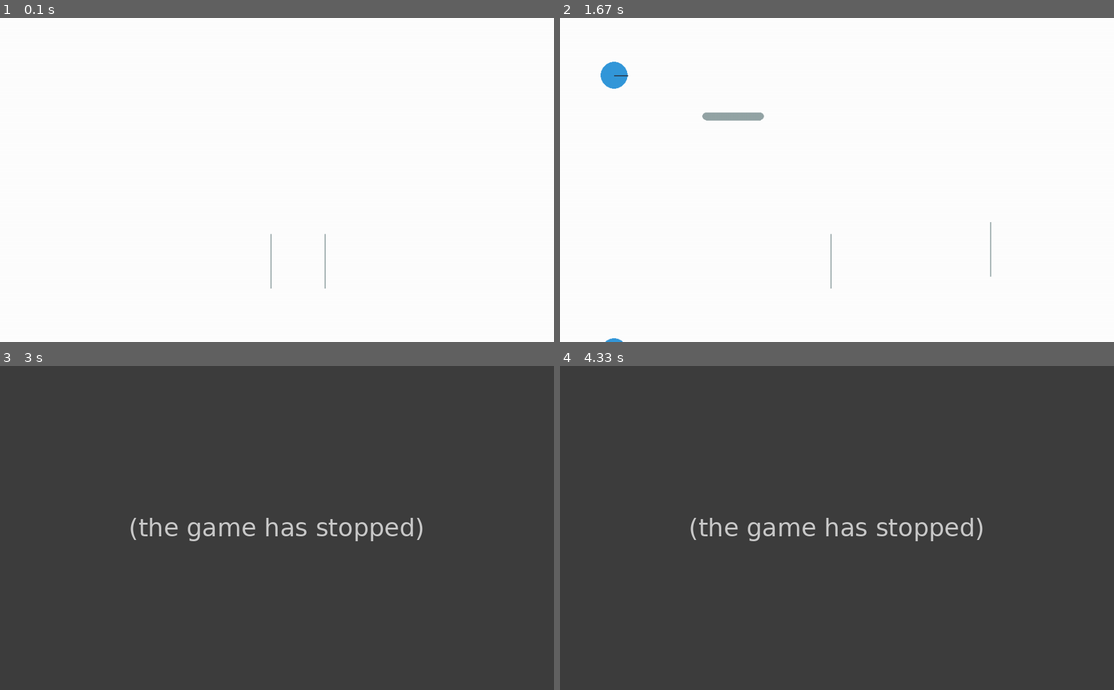
Above: before the commit, frames 1-4 (two rows, left to right).
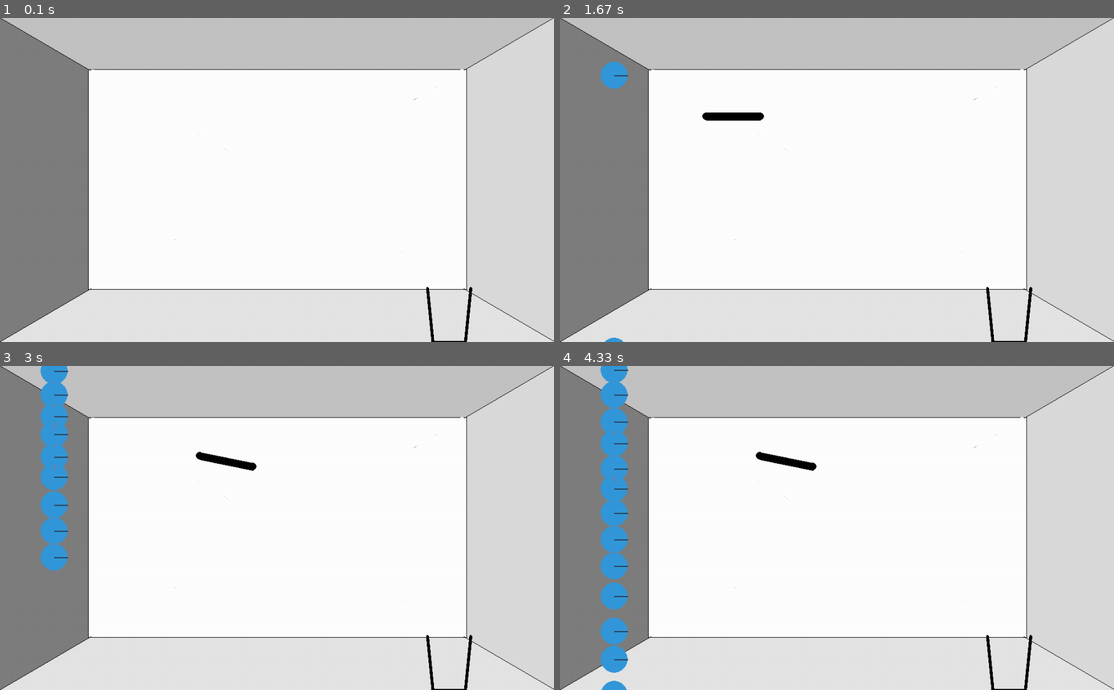
Above: after the commit, the same moments.

Repository: Okto3/pygame-project
Game: pygame game, started from pymunk tests.py
Two runs of this game, one before a commit and one after it. Both use one fixed random seed, a clock stepped at 60 frames per second and the inputs below.
Inputs (mouse positions are in pixels of both pictures, inside the frame that each line leads up to):
- Up to frame 1 (0.1 s): no input
- Up to frame 2 (1.67 s): tap Space at 0.33 s; tap N at 0.67 s; press the mouse at (903, 209) at 1.03 s; move the mouse to (798, 134) at 1.13 s; release the mouse at (692, 60) at 1.27 s; click (704, 115) at 1.38 s
- Up to frame 3 (3 s): hold Right 1.67-2.13 s; click (249, 612) at 1.75 s; hold Right 2.17-2.63 s; tap Space at 2.23, 2.53, 2.73 s; click (260, 472) at 2.25 s; hold Left from 2.67 s (still down); click (199, 459) at 2.75 s
- Up to frame 4 (4.33 s): tap Space at 3.03, 3.3, 3.6, 3.73, 4.03 s; release Left at 3.2 s; hold Left 3.23-3.63 s; click (981, 498) at 3.32 s; hold Right 3.67-4.3 s; click (1008, 521) at 3.75 s

The runs differ from the first frame. In frame 1, 54% of the frame differs, in the area x 0-100%, y 0-100%; in frame 2, 54%; in frame 3, 100%; in frame 4, 100%.
Error before the commit: AttributeError: 'Segment' object has no attribute 'rotation' (pymunk tests.py line 93); the game stopped at 2.17 s (later frames are placeholders)

Commit message:
before Zac attemps a menu

Diff:
--- a/pool.py
+++ /dev/null
@@ -1,162 +0,0 @@
-import math
-
-import pygame as pg
-import pymunk as pm
-from pymunk import Vec2d
-
-
-def flipy(p):
-    """Convert chipmunk coordinates to pygame coordinates."""
-    return Vec2d(p[0], -p[1]+600)
-
-
-class Ball(pg.sprite.Sprite):
-
-    def __init__(self, pos, space):
-        super().__init__()
-        self.image = pg.Surface((60, 60), pg.SRCALPHA)
-        pg.draw.circle(self.image, pg.Color('steelblue2'), (30, 30), 29)
-        pg.draw.circle(self.image, pg.Color('black'), (30, 10), 5)
-        self.rect = self.image.get_rect(center=pos)
-        self.orig_image = self.image
-        # Create the physics body and shape of this object.
-        self.body = pm.Body()
-        self.shape = pm.Circle(self.body, radius=30)
-        self.shape.density = .0001
-        self.shape.friction = .1
-        self.shape.elasticity = .99
-        self.body.position = pos
-        # Add them to the Pymunk space.
-        self.space = space
-        self.space.add(self.body, self.shape)
-        print(self.body.mass)
-
-        self.accel_forw = False
-        self.accel_back = False
-        self.turn_left = False
-        self.turn_right = False
-        self.topspeed = 1790
-        self.angle = 0
-
-    def handle_event(self, event):
-        if event.type == pg.KEYDOWN:
-            if event.key == pg.K_w:
-                self.accel_forw = True
-            if event.key == pg.K_a:
-                self.turn_left = True
-            if event.key == pg.K_d:
-                self.turn_right = True
-            if event.key == pg.K_s:
-                self.accel_back = True
-        if event.type == pg.KEYUP:
-            if event.key == pg.K_w:
-                self.accel_forw = False
-            if event.key == pg.K_a:
-                self.turn_left = False
-            if event.key == pg.K_d:
-                self.turn_right = False
-            if event.key == pg.K_s:
-                self.accel_back = False
-
-    def update(self, dt):
-        # Accelerate the pymunk body of this sprite.
-        if self.accel_forw and self.body.velocity.length < self.topspeed:
-            self.body.apply_force_at_local_point(Vec2d(0, 624), Vec2d(0, 0))
-        if self.accel_back and self.body.velocity.length < self.topspeed:
-            self.body.apply_force_at_local_point(Vec2d(0, -514), Vec2d(0, 0))
-        if self.turn_left and self.body.velocity.length < self.topspeed:
-            self.body.angle += .1
-            self.body.angular_velocity = 0
-        if self.turn_right and self.body.velocity.length < self.topspeed:
-            self.body.angle -= .1
-            self.body.angular_velocity = 0
-        # Rotate the image of the sprite.
-        self.angle = self.body.angle
-        self.rect.center = flipy(self.body.position)
-        self.image = pg.transform.rotozoom(
-            self.orig_image, math.degrees(self.body.angle), 1)
-        self.rect = self.image.get_rect(center=self.rect.center)
-
-
-class Wall(pg.sprite.Sprite):
-
-    def __init__(self, pos, verts, space, mass, *sprite_groups):
-        super().__init__(*sprite_groups)
-        # Determine the width and height of the surface.
-        width = max(v[0] for v in verts)
-        height = max(v[1] for v in verts)
-        self.image = pg.Surface((width, height), pg.SRCALPHA)
-        pg.draw.polygon(self.image, pg.Color('sienna1'), verts)
-        self.rect = self.image.get_rect(topleft=pos)
-
-        moment = pm.moment_for_poly(mass, verts)
-        self.body = pm.Body(mass, moment, pm.Body.STATIC)
-        # Need to transform the vertices for the pymunk poly shape,
-        # so that they fit to the image vertices.
-        verts2 = [(x, -y) for x, y in verts]
-        self.shape = pm.Poly(self.body, verts2, radius=2)
-        self.shape.friction = 0.1
-        self.shape.elasticity = .92
-        self.body.position = flipy(pos)
-        self.space = space
-        self.space.add(self.shape)
-
-
-class Game:
-
-    def __init__(self):
-        self.done = False
-        self.screen = pg.display.set_mode((800, 600))
-        self.clock = pg.time.Clock()
-        self.bg_color = pg.Color(60, 60, 60)
-
-        self.space = pm.Space()
-        self.space.gravity = Vec2d(0.0, 0.0)
-        self.space.damping = .4
-
-        self.all_sprites = pg.sprite.Group()
-
-        self.ball = Ball((300, 300), self.space)
-        self.ball2 = Ball((400, 300), self.space)
-        self.all_sprites.add(self.ball, self.ball2)
-        # Position and vertices tuples for the walls.
-        vertices = [
-            ([10, 80], ((0, 0), (200, 0), (90, 500), (0, 500))),
-            ([400, 250], ((40, 80), (200, 0), (170, 90), (10, 170))),
-            ([600, 450], ((20, 40), (300, 0), (300, 120), (10, 100))),
-            ([760, 10], ((0, 0), (30, 0), (30, 420), (0, 400))),
-            ([10, 10], ((0, 0), (760, 0), (700, 60), (0, 60))),
-            ([10, 580], ((0, 0), (760, 0), (700, 60), (0, 60))),
-            ]
-
-        for pos, verts in vertices:
-            Wall(pos, verts, self.space, 1, self.all_sprites)
-
-    def run(self):
-        while not self.done:
-            self.dt = self.clock.tick(30) / 1000
-            self.handle_events()
-            self.run_logic()
-            self.draw()
-
-    def handle_events(self):
-        for event in pg.event.get():
-            if event.type == pg.QUIT:
-                self.done = True
-
-            self.ball.handle_event(event)
-
-    def run_logic(self):
-        self.space.step(1/60)
-        self.all_sprites.update(self.dt)
-
-    def draw(self):
-        self.screen.fill(self.bg_color)
-        self.all_sprites.draw(self.screen)
-        pg.display.flip()
-
-
-if __name__ == '__main__':
-    pg.init()
-    Game().run()
-    pg.quit()
--- a/pymunk tests.py
+++ b/pymunk tests.py
@@ -21,19 +21,26 @@
         self.screen = pygame.display.set_mode((1024, 600))
         self.clock = pygame.time.Clock()
         self.draw_options = pymunk.pygame_util.DrawOptions(self.screen)
-        self.add_static_scenery()
         self.balls: List[pymunk.Circle] = []
-        self.selected_shapes = []
         self.running = True
-        self.ticks_to_next_ball = 10
         self.active_shape = None
         self.dragging = False
-        self.rotating = False
-        self.platformRotations = []
-        #self.create_bin()
-        self.binLeft = pymunk.Segment(self.space.static_body,(500,500),(500,400),1.0)
-        self.binRight = pymunk.Segment(self.space.static_body,(600,500),(600,400),1.0)
-        self.space.add(self.binLeft,self.binRight)
+
+        self.binLeft = pymunk.Segment(self.space.static_body,(790,500),(800,600),2.0)
+        self.binRight = pymunk.Segment(self.space.static_body,(870,500),(860,600),2.0)
+        self.binBottom = pymunk.Segment(self.space.static_body,(800,600),(860,600),2.0)
+        self.binBottom.collision_type = 2
+
+        self.binList = [self.binLeft, self.binRight,self.binBottom]
+        for lines in self.binList:
+            lines.elasticity = .9
+            lines.friction = 10
+            lines.color = pygame.Color(0,0,0)
+
+        self.space.add(self.binLeft,self.binRight,self.binBottom)
+
+        collInfo = self.space.add_collision_handler(1, 2)
+        collInfo.begin = self.caughtTheBall
 
 
 
@@ -55,13 +62,10 @@
                 self.x = 0
                 self.y = 0
 
-
-    def add_static_scenery(self) -> None:
-
-        self.linePoint1X = 50
-        self.linePoint1Y = 100
-        self.linePoint2X = 150
-        self.linePoint2Y = 100
+                self.linePoint1X = 50
+                self.linePoint1Y = 100
+                self.linePoint2X = 150
+                self.linePoint2Y = 100
 
 
     def process_events(self) -> None:
@@ -75,12 +79,10 @@
             elif event.type == pygame.MOUSEBUTTONDOWN:
                 self.mouse_x, self.mouse_y = event.pos
                 shape = self.space.point_query_nearest(event.pos, float("inf"), pymunk.ShapeFilter()).shape
-                if shape is not None and isinstance(shape, pymunk.Segment):
-                    if shape != self.binLeft or shape != self.binRight:
-                        self.active_shape = shape
-                        self.dragging = True
-                        self.mouseMotion(event)
-                        #print(self.active_shape)
+                if shape is not None and isinstance(shape, pymunk.Segment) and shape not in self.binList:
+                    self.active_shape = shape
+                    self.dragging = True
+                    self.mouseMotion(event)
 
             elif event.type == pygame.KEYDOWN:
                 if event.key == pygame.K_LEFT:
@@ -104,6 +106,11 @@
                 self.dragging = False
 
 
+           # print(self.space.add_collision_handler(self.binBottom, shape))
+            #for ball in self.balls:
+                #if self.space.add_collision_handler(self.binBottom, ball):
+                   # print('yes')
+
 
     def mouseMotion (self, event) -> None:
         self.mouse_x, self.mouse_y = event.pos
@@ -112,15 +119,15 @@
         self.space.add(self.active_shape)
 
 
+
     def create_Platform (self) -> None:
         static_body = self.space.static_body
-        platformLine = pymunk.Segment(static_body, (self.linePoint1X, self.linePoint1Y), (self.linePoint2X, self.linePoint2Y), 7.0)
-        platformLine.elasticity = .9
-        platformLine.friction = 0.9
-        platformLine.rotation = math.pi/2 # I MADE UP THIS ROTATION VARIABLE AND ASSIGNED IT TO PLATFORM LINE.
-
-        self.space.add(platformLine)
-
+        self.platformLine = pymunk.Segment(static_body, (self.linePoint1X, self.linePoint1Y), (self.linePoint2X, self.linePoint2Y), 7.0)
+        self.platformLine.elasticity = .99
+        self.platformLine.friction = 0.9
+        self.platformLine.color = pygame.Color(0,0,0)
+        self.platformLine.rotation = math.pi/2 # I MADE UP THIS ROTATION VARIABLE AND ASSIGNED IT TO PLATFORM LINE.
+        self.space.add(self.platformLine)
 
     def rotatePlatform (self) -> None:
 
@@ -136,8 +143,9 @@
         self.space.remove(self.active_shape)
         self.active_shape = pymunk.Segment(self.space.static_body, (xa, ya), (xb, yb), 7.0)
         self.active_shape.rotation = r
+        self.active_shape.color = pygame.Color(0,0,0)
         self.space.add(self.active_shape)
-        self.active_shape.elasticity = .9
+        self.active_shape.elasticity = .99
         self.active_shape.friction = 0.9
 
 
@@ -158,28 +166,23 @@
         inertia = pymunk.moment_for_circle(mass, 0, radius, (0, 0))
         body = pymunk.Body(mass, inertia)
         body.position = 100, 100
-        shape = pymunk.Circle(body, radius, (0, 0))
-        shape.elasticity = .99
-        shape.friction = 0.9
-        self.space.add(body, shape)
-        self.balls.append(shape)
-
-    #def create_bin (self) -> None:
-        #static_bodies_bin = self.space.static_body
-        #self.bin_lines = [
+        self.circle = pymunk.Circle(body, radius, (0, 0))
+        self.circle.elasticity = .9
+        self.circle.friction = 0.9
+        self.space.add(body, self.circle)
+        self.balls.append(self.circle)
+        self.circle.collision_type = 1
 
 
-        #]
-        #for line in bin_lines:
-        #    line.elasticity = 0.95
-        #    line.friction = 0.9
+    def caughtTheBall(self, space, arbiter, data):
+        s1 = arbiter.shapes
+        print('colission detected')
 
-        #print('yes')
-
+        return True
 
     def clear_screen(self) -> None:
-        self.screen.fill(pygame.Color("white"))
-
+        background = pygame.image.load('background.png')
+        self.screen.blit(background,(0,0))
     def draw_objects(self) -> None:
         self.space.debug_draw(self.draw_options)
 
Binary file removed: ag03.PNG
Binary file added: background.png
Binary file removed: cigaret.png
